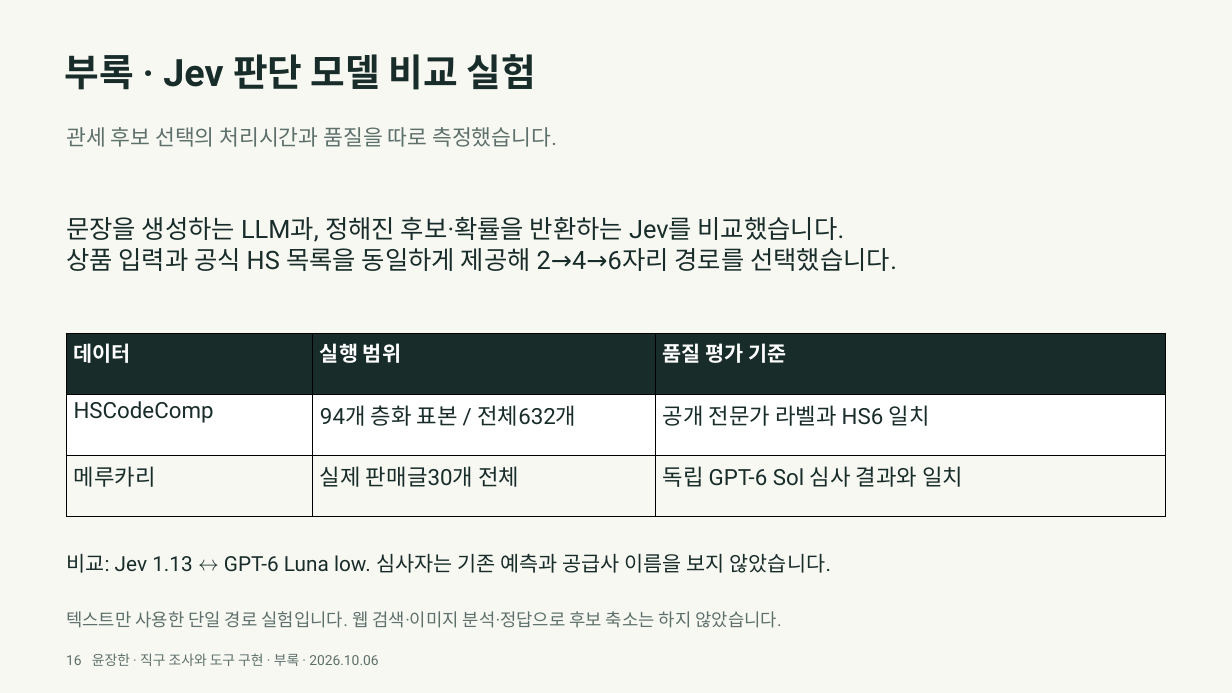
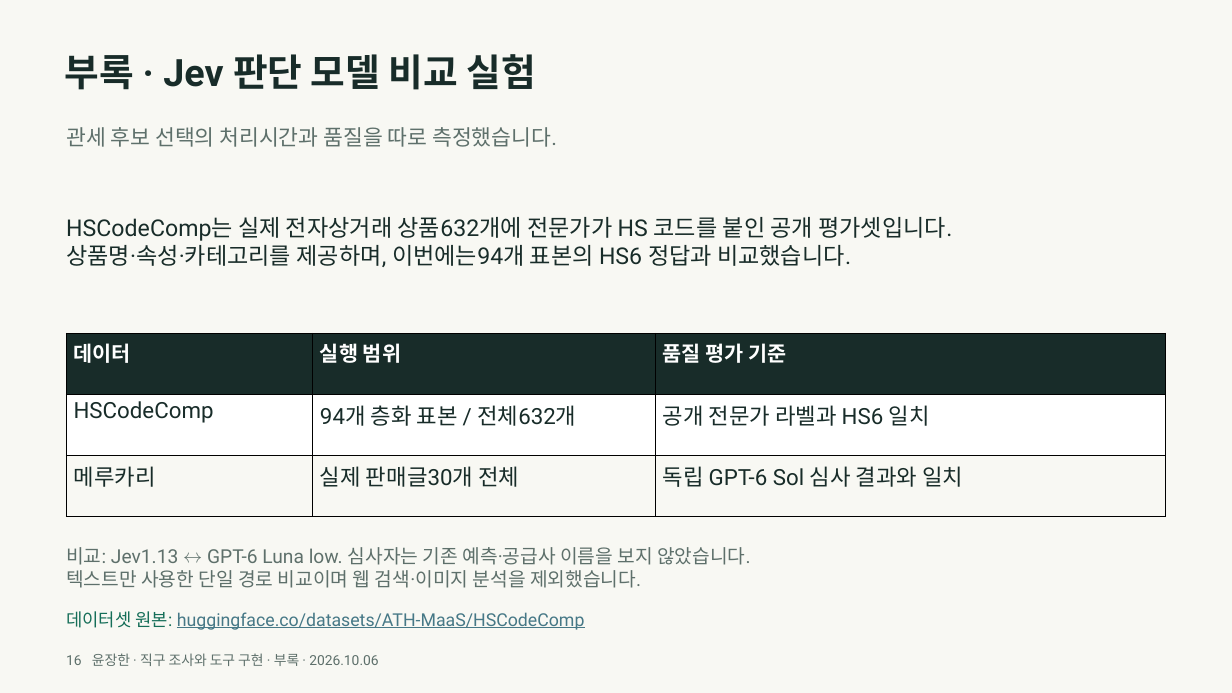
Before and after one commit to y00nZZang/crossborder-purchase-agent, a slide deck: slide 16 of portfolio/crossborder-portfolio.pptx. Drawn at 1232x693 pixels with LibreOffice and Linux fonts; fonts in the diff are those of the drawing. Boxes give left, top, right and bottom in pixels: in the first picture for what was removed or moved away, otherwise in the second. Text is boxed around its words. In the diff, an @@ line names an element or a change of style, - is before the commit and + after.

Commit message:
docs: add HSCodeComp definition and dataset hyperlink

```diff
--- a/portfolio/crossborder-portfolio.pptx
+++ b/portfolio/crossborder-portfolio.pptx
@@ text at [66, 217, 952, 267]: text changed; size 24.8 to 22.5 pt @@
-문장을 생성하는 LLM과, 정해진 후보·확률을 반환하는 Jev를 비교했습니다.
-상품 입력과 공식 HS 목록을 동일하게 제공해 2→4→6자리 경로를 선택했습니다.
+HSCodeComp는 실제 전자상거래 상품632개에 전문가가 HS 코드를 붙인 공개 평가셋입니다.
+상품명·속성·카테고리를 제공하며, 이번에는94개 표본의 HS6 정답과 비교했습니다.
@@ text at [66, 547, 750, 588]: text changed; size 20.2 to 18.8 pt; text colour #182C29 to #5E706B @@
-비교: Jev 1.13 ↔ GPT-6 Luna low. 심사자는 기존 예측과 공급사 이름을 보지 않았습니다.
+비교: Jev1.13 ↔ GPT-6 Luna low. 심사자는 기존 예측·공급사 이름을 보지 않았습니다.
+텍스트만 사용한 단일 경로 비교이며 웹 검색·이미지 분석을 제외했습니다.
@@ text at [66, 611, 585, 630]: text changed; text colour #5E706B to #467886 @@
-텍스트만 사용한 단일 경로 실험입니다. 웹 검색·이미지 분석·정답으로 후보 축소는 하지 않았습니다.
+데이터셋 원본: huggingface.co/datasets/ATH-MaaS/HSCodeComp
```
Also in this commit, not shown: 3 other files.
